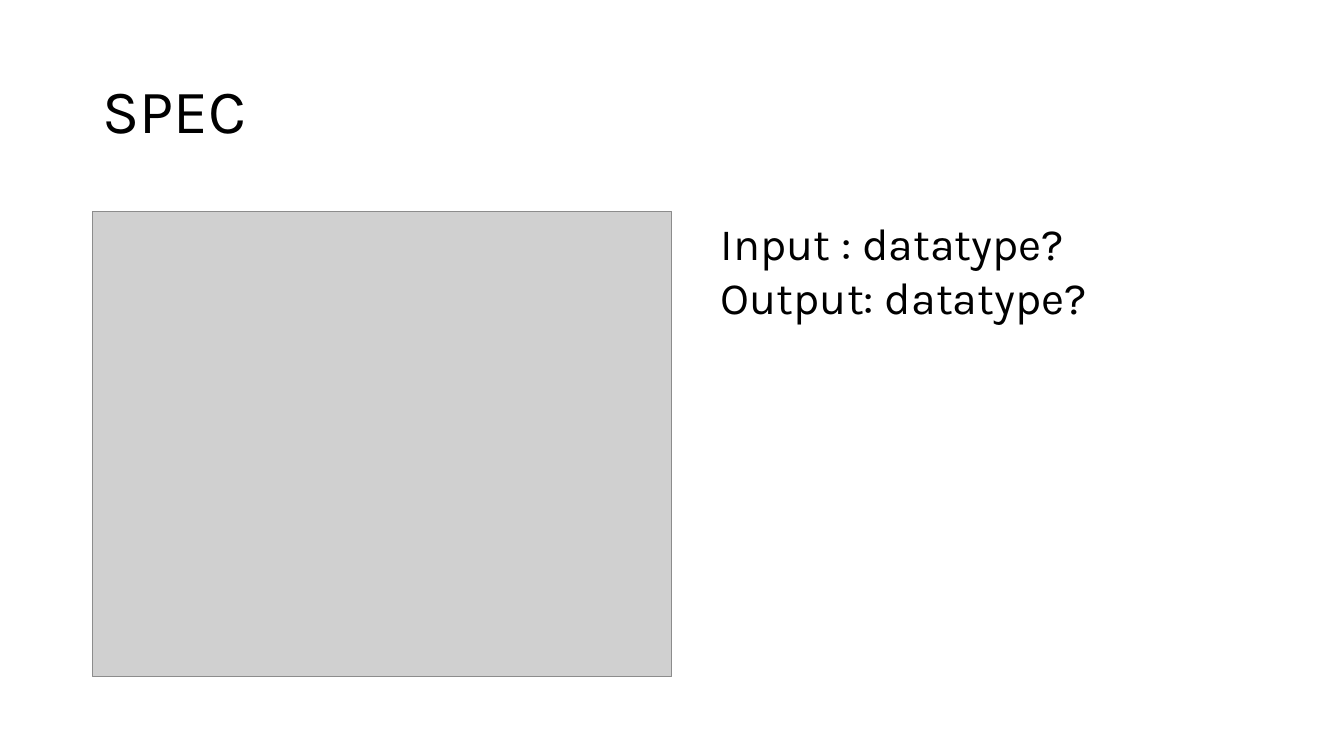
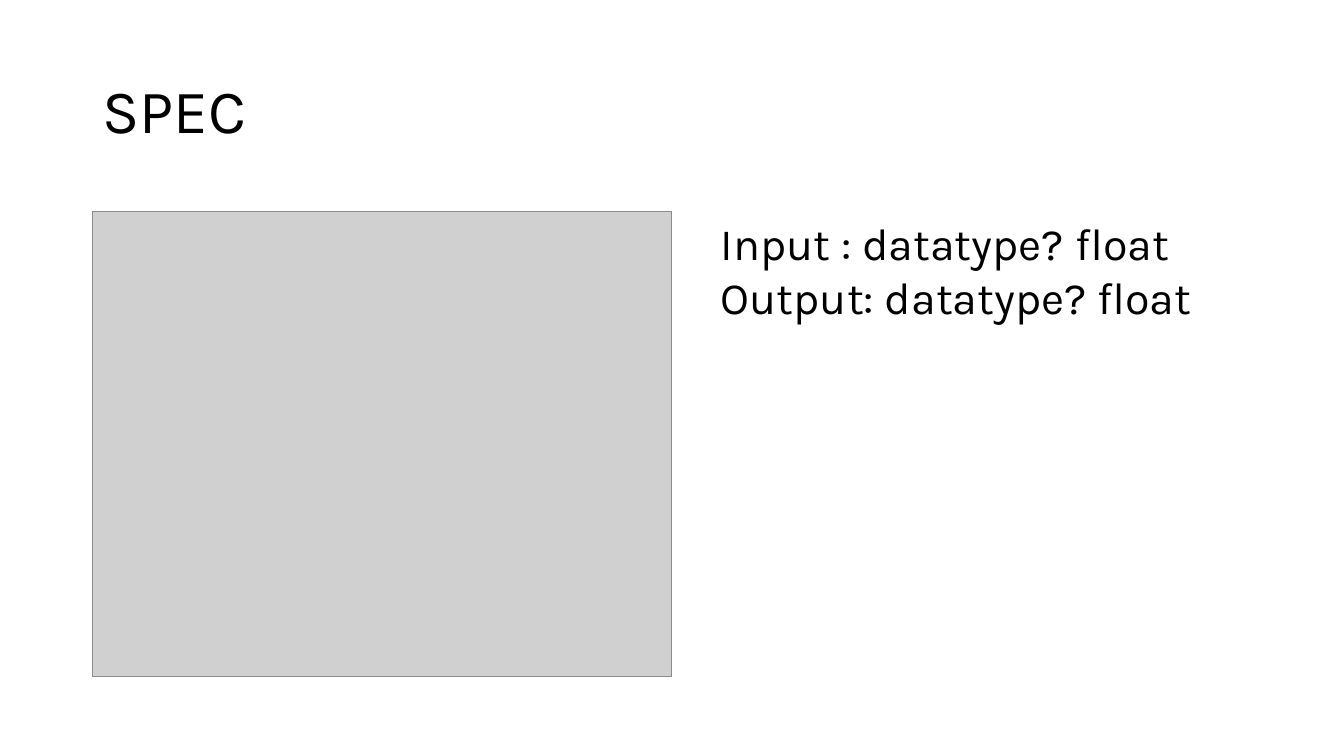
Before and after one commit to Chenct-jonathan/25ss_PyLab, a slide deck: slide 3 of slides/Python_Workshop_4.pptx. Drawn at 1344x756 pixels with LibreOffice and Linux fonts; fonts in the diff are those of the drawing; grey boxes stand for pictures. Boxes give left, top, right and bottom in pixels: in the first picture for what was removed or moved away, otherwise in the second. Text is boxed around its words. In the diff, an @@ line names an element or a change of style, - is before the commit and + after.

```diff
--- a/slides/Python_Workshop_4.pptx
+++ b/slides/Python_Workshop_4.pptx
@@ text at [721, 229, 1191, 325]: text changed @@
-Input : datatype?
-Output: datatype?
+Input : datatype? float
+Output: datatype? float
```
Also in this commit, not shown: 2 other slides changed, 7 other files.
